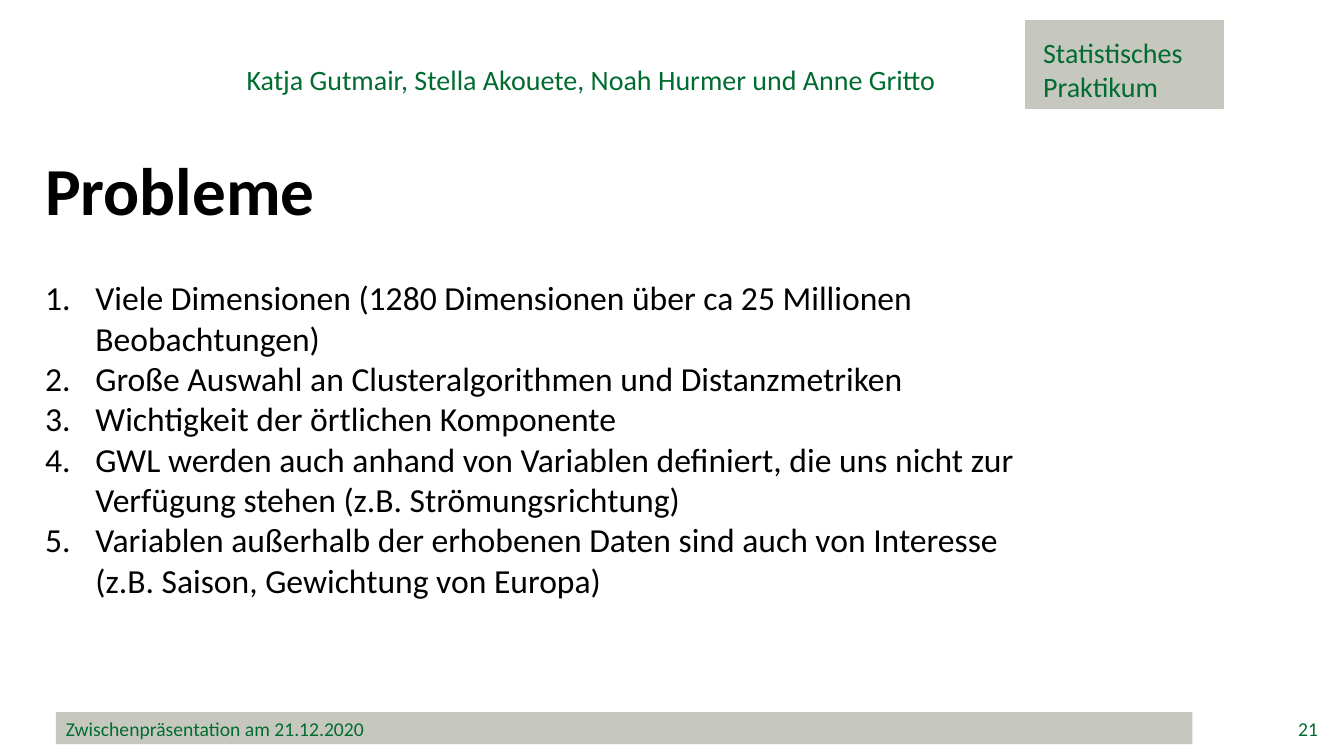
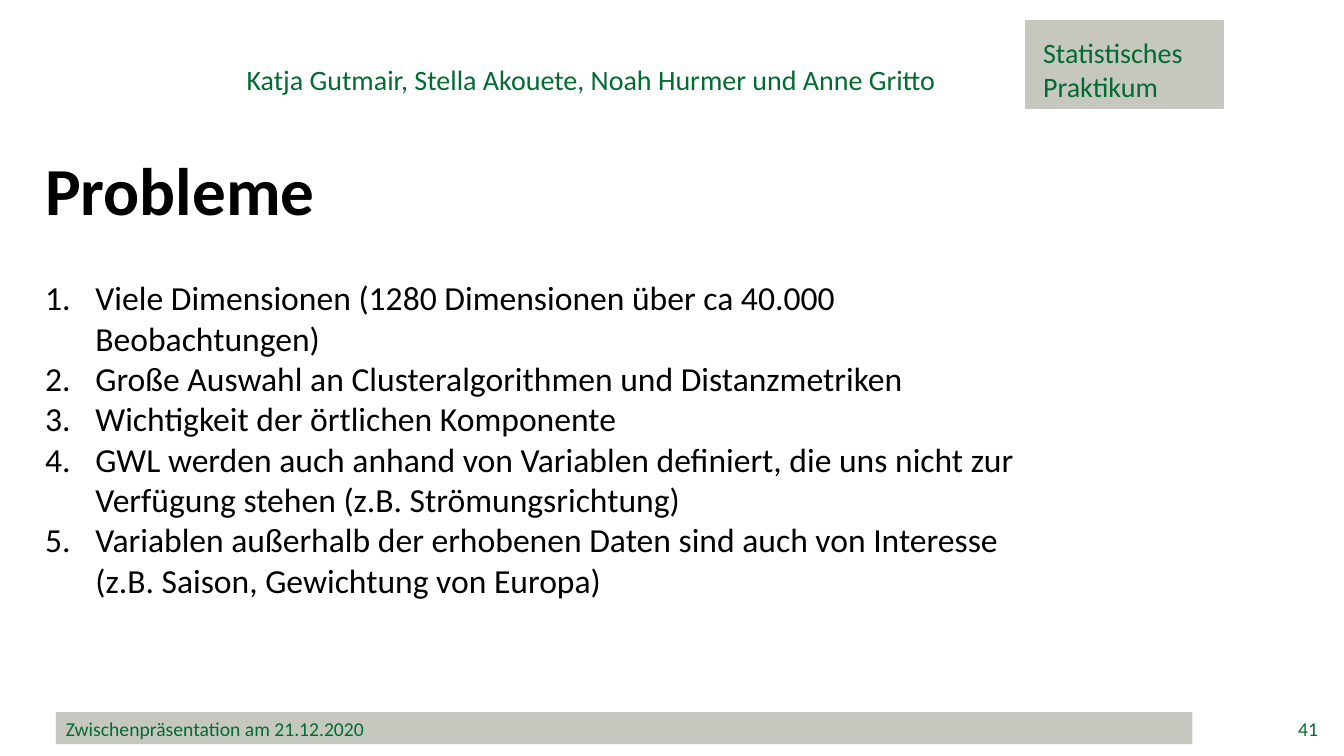
Before and after one commit to minimops/weatherFrog, a slide deck: slide 41 of ppt/Zwischenpraesentation_v1.1.pptx (slide 21 before the commit). Drawn at 1344x756 pixels with LibreOffice and Linux fonts; fonts in the diff are those of the drawing; background and template pictures are left out. Boxes give left, top, right and bottom in pixels: in the first picture for what was removed or moved away, otherwise in the second. Text is boxed around its words. In the diff, an @@ line names an element or a change of style, - is before the commit and + after.

```diff
--- a/ppt/Zwischenpraesentation_v1.1.pptx
+++ b/ppt/Zwischenpraesentation_v1.1.pptx
@@ text at <box>95,285,835,357</box>: text changed @@
-1. Viele Dimensionen (1280 Dimensionen über ca 25 Millionen Beobachtungen)
+1. Viele Dimensionen (1280 Dimensionen über ca 40.000 Beobachtungen)
@@ page number at <box>1298,723,1318,736</box>: text changed @@
-21
+41
```
Also in this commit, not shown: 13 other slides changed, 25 slides added.
